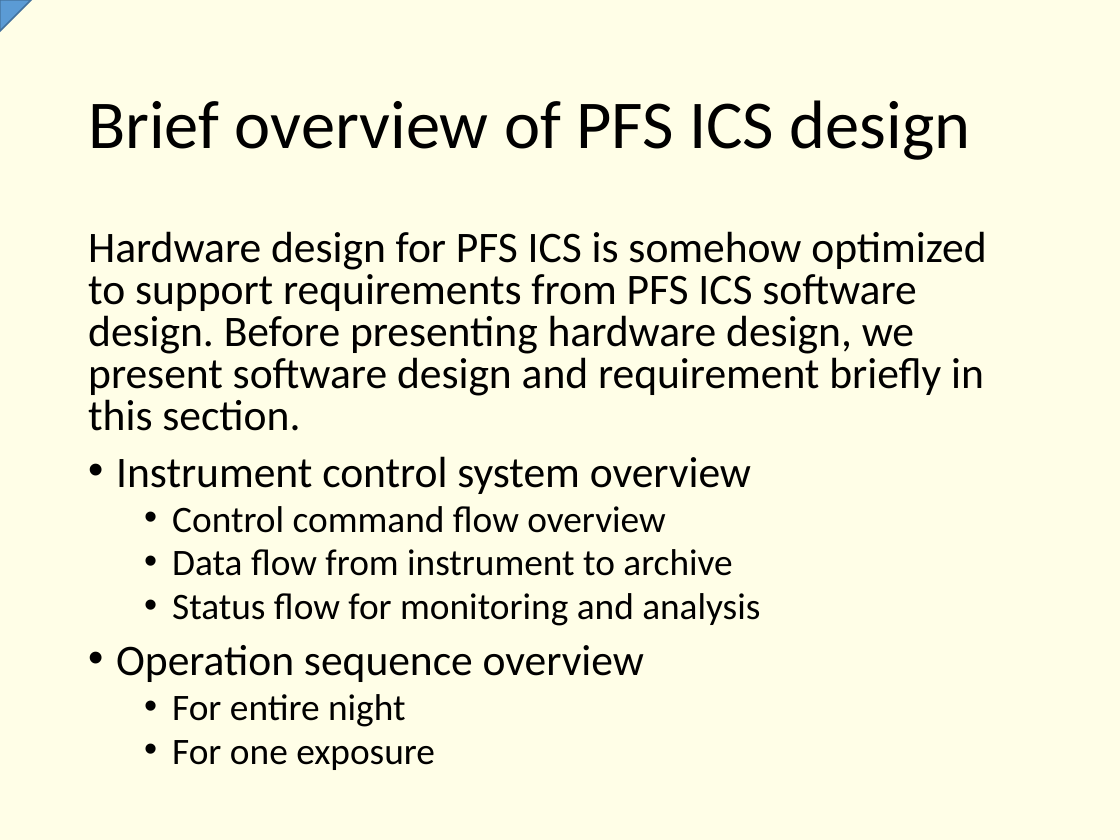
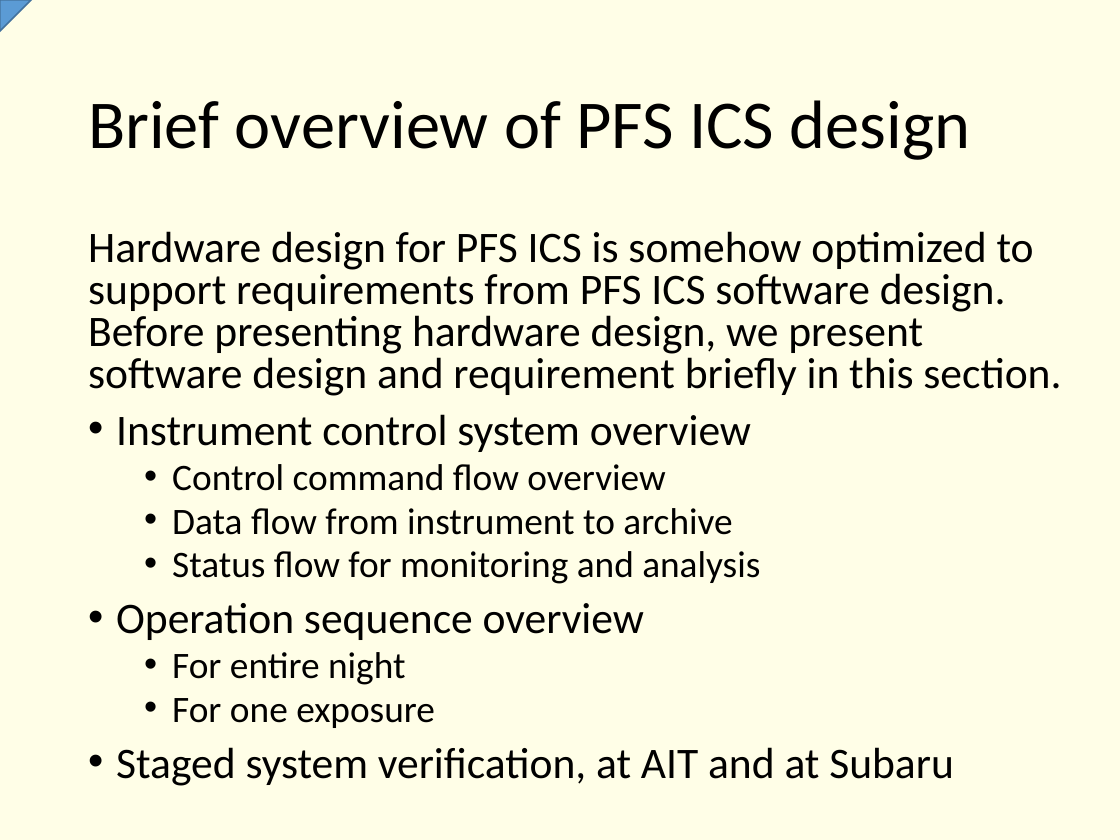
Before and after one commit to Subaru-PFS/ics_doc, a slide deck: slide 7 of SSN-00029.pptx. Drawn at 1120x840 pixels with LibreOffice and Linux fonts; fonts in the diff are those of the drawing. Boxes give left, top, right and bottom in pixels: in the first picture for what was removed or moved away, otherwise in the second. Text is boxed around its words. In the diff, an @@ line names an element or a change of style, - is before the commit and + after.

```diff
--- a/SSN-00029.pptx
+++ b/SSN-00029.pptx
@@ text at (x1=116, y1=747, x2=954, y2=786): paragraph added @@
+• Staged system verification, at AIT and at Subaru
```
Also in this commit, not shown: 11 other slides changed, 12 slides added, 3 slides removed.
